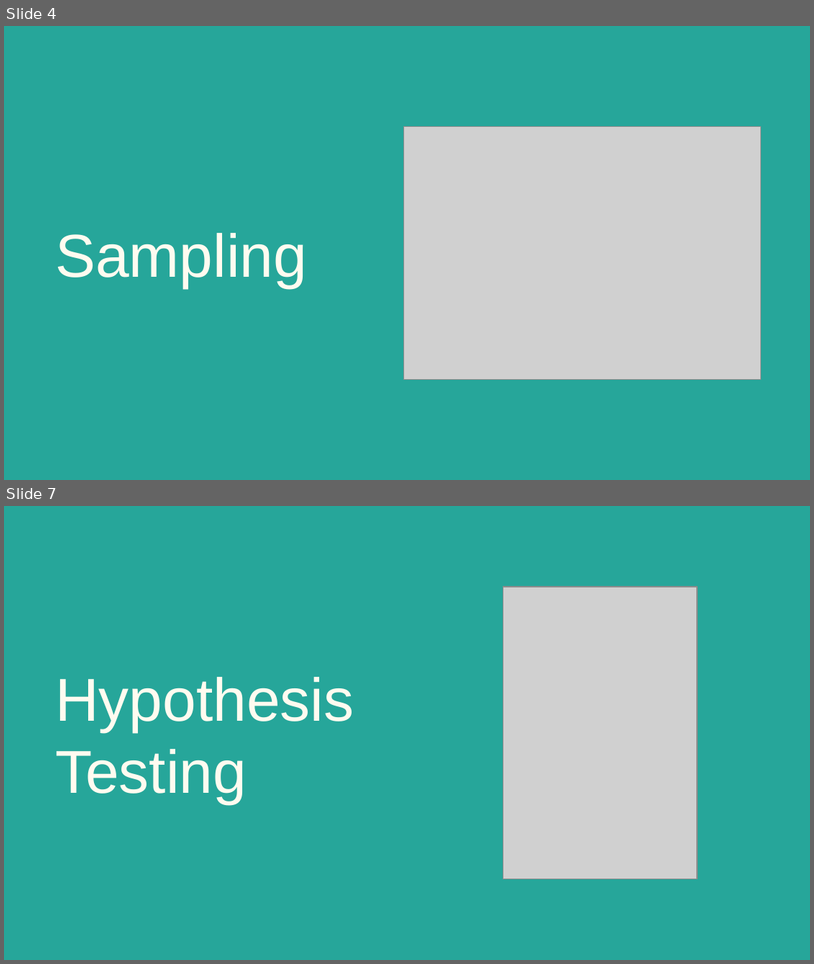
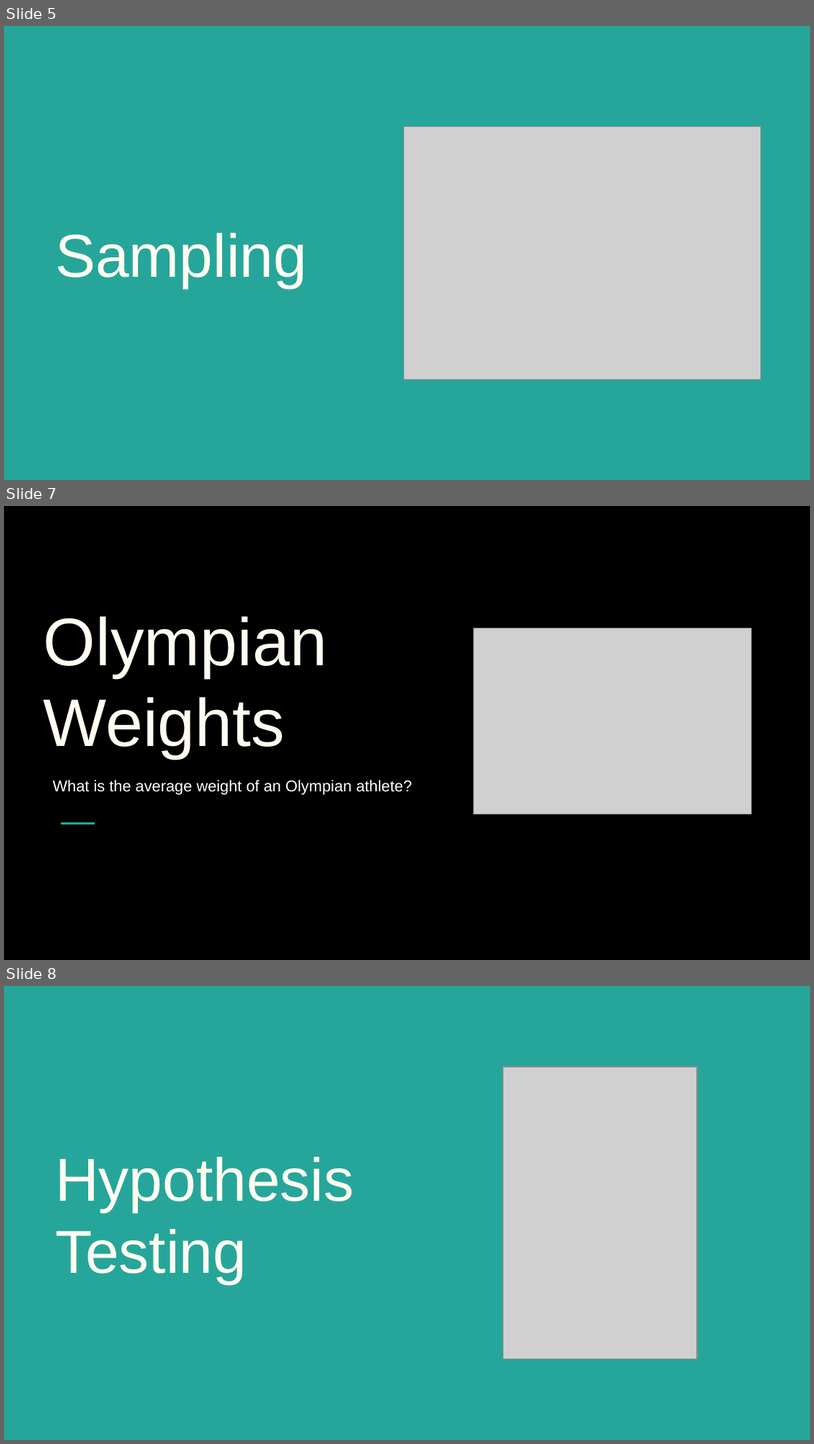
Before and after one commit to rounakbanik/inferential_stats_pycon, a slide deck: Inferential Statistics.pptx. Shown one above the other, each under a label of ours: slides 4 and 7 before the commit, slides 5, 7 and 8 after it; the slides between them are not shown. The pictures are 814x964 and 814x1444 pixels, drawn with LibreOffice and Linux fonts; fonts in the diff are those of the drawing; grey boxes stand for pictures. Boxes give left, top, right and bottom in pixels: in the first picture for what was removed or moved away, otherwise in the second. Text is boxed around its words. In the diff, an @@ line names an element or a change of style, - is before the commit and + after.

```diff
--- a/Inferential Statistics.pptx
+++ b/Inferential Statistics.pptx
@@ slide 7 added at (4, 506, 810, 960), background #000000 @@
@@ title added at (44, 616, 327, 758), 60 pt, text #FFFBF0 @@
+Olympian Weights
@@ picture added at (474, 628, 752, 814) @@
@@ text added at (53, 780, 412, 795), 14 pt, text #FFFFFF @@
+What is the average weight of an Olympian athlete?
@@ line added from (60, 823) to (95, 823), #26A69A 2.25 pt @@
@@ what was slide 4 is now slide 5 @@
@@ what was slide 7 is now slide 8 @@
```
Also in this commit, not shown: 1 slide changed, 2 other slides added, 2 slides removed.
